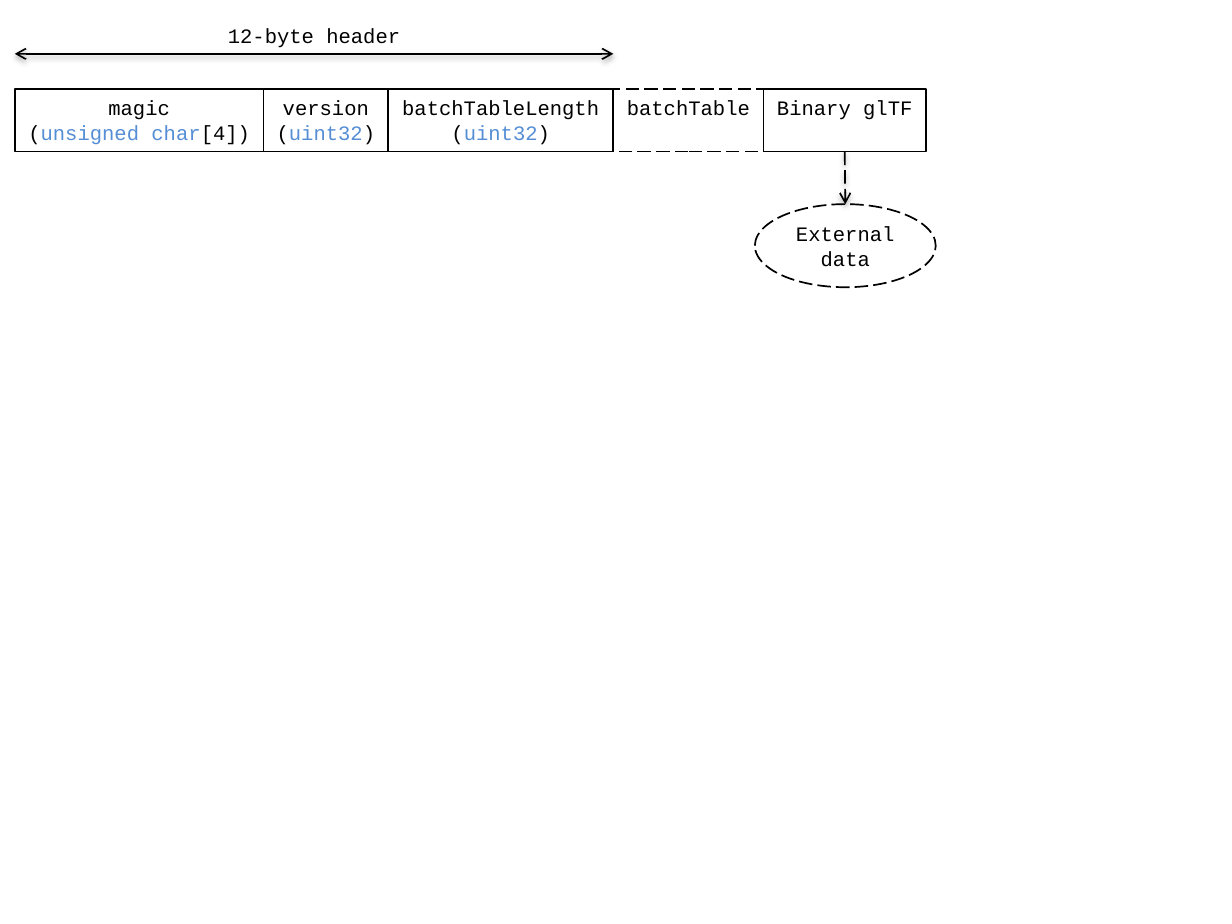
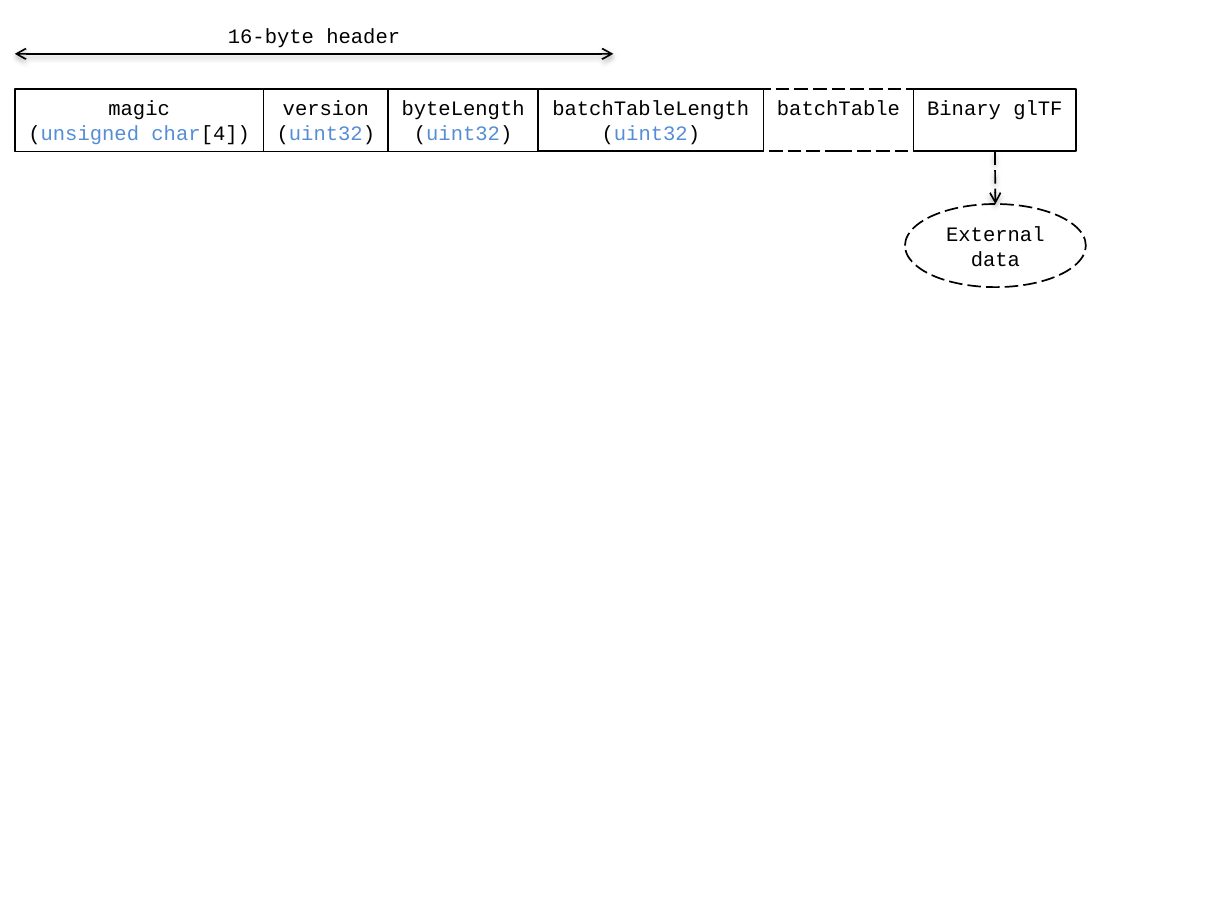
Before and after one commit to CesiumGS/3d-tiles, a slide deck: slide 1 of b3dm/figures/Figures.pptx. Drawn at 1232x924 pixels with LibreOffice and Linux fonts; fonts in the diff are those of the drawing. Boxes give left, top, right and bottom in pixels: in the first picture for what was removed or moved away, otherwise in the second. Text is boxed around its words. In the diff, an @@ line names an element or a change of style, - is before the commit and + after.

```diff
--- a/b3dm/figures/Figures.pptx
+++ b/b3dm/figures/Figures.pptx
@@ text at <box>228,28,400,48</box>: text changed @@
-12-byte header
+16-byte header
@@ rectangle added at <box>388,89,538,150</box>, outline #000000 1 pt, 12 pt, text #000000 @@
+byteLength
+(uint32)
@@ 3 rectangles, 1 ellipse, 1 arrow: place and size @@
-3 rectangles, 1 ellipse, 1 arrow at <box>388,89,936,287</box>
+3 rectangles, 1 ellipse, 1 arrow at <box>538,89,1087,287</box>
```
Also in this commit, not shown: 7 other files.
